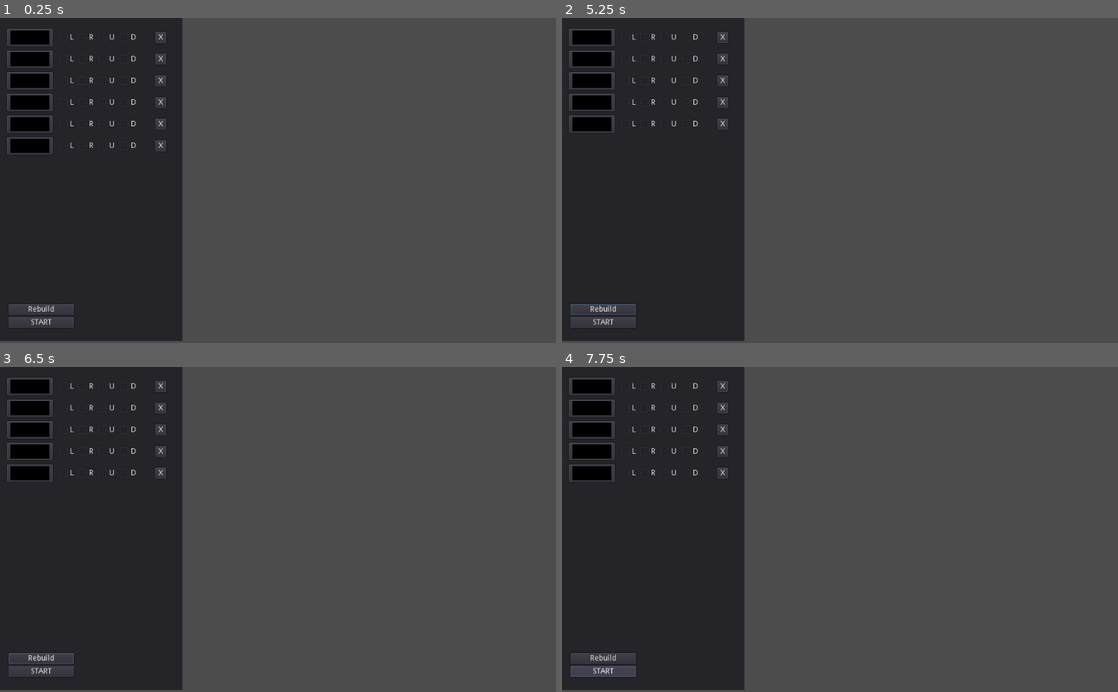
Above: before the commit, frames 1-4 (two rows, left to right).
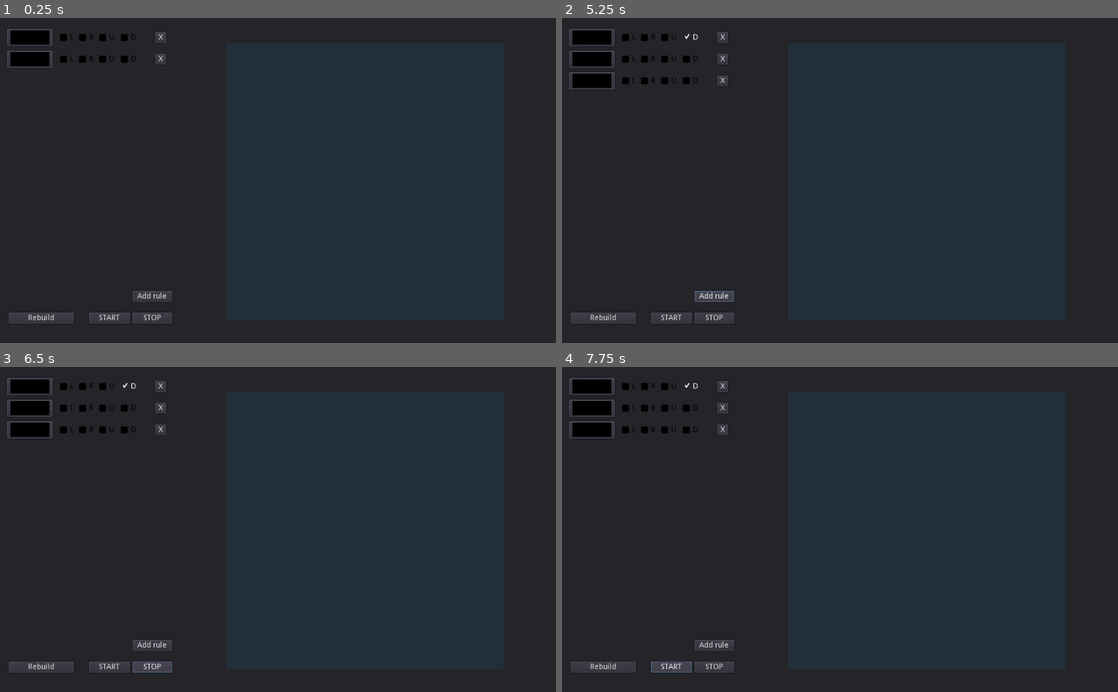
Above: after the commit, the same moments.

Repository: AndyGFX/AGFX_GD3_AntMovement_SIM
Game: Godot game, scene res://MAIN.tscn
Two runs of this game, one before a commit and one after it. Both use one fixed random seed, a clock stepped at 60 frames per second and the inputs below.
Inputs (mouse positions are in pixels of both pictures, inside the frame that each line leads up to):
- Up to frame 1 (0.25 s): no input
- Up to frame 2 (5.25 s): click "L" at 0.5 s; click "R" at 1.25 s; click "U" at 2 s; click "D" at 2.75 s; click "X" at 3.5 s; click "Rebuild" at 4.25 s; click (712, 297) at 5 s, where only the run after the commit has a clickable "Add rule"
- Up to frame 3 (6.5 s): click (150, 666) at 5.75 s, where only the run after the commit has a clickable "STOP"
- Up to frame 4 (7.75 s): click "START" at 6.5 s; click "START" at 7.25 s

The runs differ from the first frame. In frame 1, 70% of the frame differs, in the area x 0-100%, y 0-100%; in frame 2, 70%; in frame 3, 70%; in frame 4, 70%.

Commit message:
Updated rule control

Diff:
--- a/MAIN.gd
+++ b/MAIN.gd
@@ -1,7 +1,30 @@
 extends Node2D
 
+var itemList;
+var item_tmp = preload("res://Prefabs/ItemTemplate/RuleItem.tscn")
 func _ready():
+
+	self.itemList = $Panel/ScrollContainer/ItemList
+
 	pass
 
 func _process(delta):
 	pass
+
+
+func _on_ButtonBUILD_pressed():
+	pass # Replace with function body.
+
+
+func _on_ButtonSTART_pressed():
+	pass # Replace with function body.
+
+
+func _on_ButtonADD_pressed():
+	var new_rule = item_tmp.instance()
+	get_node("Panel-control/ScrollContainer/ItemList").add_child(new_rule)
+	pass # Replace with function body.
+
+
+func _on_ButtonSTOP_pressed():
+	pass # Replace with function body.
--- a/MAIN.tscn
+++ b/MAIN.tscn
@@ -1,63 +1,75 @@
-[gd_scene load_steps=3 format=2]
+[gd_scene load_steps=4 format=2]
 
 [ext_resource path="res://MAIN.gd" type="Script" id=1]
 [ext_resource path="res://Prefabs/ItemTemplate/RuleItem.tscn" type="PackedScene" id=2]
+[ext_resource path="res://Sprites/AntArena.png" type="Texture" id=3]
 
 [node name="MAIN" type="Node2D"]
 script = ExtResource( 1 )
 
-[node name="Panel" type="Panel" parent="."]
+[node name="Panel-control" type="Panel" parent="."]
 margin_right = 336.0
-margin_bottom = 596.0
+margin_bottom = 600.0
 
-[node name="ScrollContainer" type="ScrollContainer" parent="Panel"]
+[node name="ScrollContainer" type="ScrollContainer" parent="Panel-control"]
 margin_left = 9.0
 margin_top = 16.0
 margin_right = 329.0
 margin_bottom = 496.0
+scroll_horizontal_enabled = false
 
-[node name="VBoxContainer" type="VBoxContainer" parent="Panel/ScrollContainer"]
-margin_bottom = 200.0
+[node name="ItemList" type="VBoxContainer" parent="Panel-control/ScrollContainer"]
+margin_bottom = 40.0
 custom_constants/separation = 40
 
-[node name="RuleItem" parent="Panel/ScrollContainer/VBoxContainer" instance=ExtResource( 2 )]
+[node name="RuleItem 0" parent="Panel-control/ScrollContainer/ItemList" instance=ExtResource( 2 )]
 margin_right = 0.0
 margin_bottom = 0.0
 
-[node name="RuleItem2" parent="Panel/ScrollContainer/VBoxContainer" instance=ExtResource( 2 )]
+[node name="RuleItem 1" parent="Panel-control/ScrollContainer/ItemList" instance=ExtResource( 2 )]
 margin_top = 40.0
 margin_right = 0.0
 
-[node name="RuleItem3" parent="Panel/ScrollContainer/VBoxContainer" instance=ExtResource( 2 )]
-margin_top = 80.0
-margin_right = 0.0
-margin_bottom = 80.0
-
-[node name="RuleItem4" parent="Panel/ScrollContainer/VBoxContainer" instance=ExtResource( 2 )]
-margin_top = 120.0
-margin_right = 0.0
-margin_bottom = 120.0
-
-[node name="RuleItem5" parent="Panel/ScrollContainer/VBoxContainer" instance=ExtResource( 2 )]
-margin_top = 160.0
-margin_right = 0.0
-margin_bottom = 160.0
-
-[node name="RuleItem6" parent="Panel/ScrollContainer/VBoxContainer" instance=ExtResource( 2 )]
-margin_top = 200.0
-margin_right = 0.0
-margin_bottom = 200.0
-
-[node name="Button-BUILD" type="Button" parent="Panel"]
+[node name="Button-BUILD" type="Button" parent="Panel-control"]
 margin_left = 16.0
-margin_top = 528.0
+margin_top = 544.0
 margin_right = 136.0
-margin_bottom = 548.0
+margin_bottom = 564.0
 text = "Rebuild"
 
-[node name="Button-START" type="Button" parent="Panel"]
-margin_left = 16.0
-margin_top = 552.0
-margin_right = 136.0
-margin_bottom = 572.0
+[node name="Button-START" type="Button" parent="Panel-control"]
+margin_left = 164.0
+margin_top = 544.0
+margin_right = 239.0
+margin_bottom = 564.0
 text = "START"
+
+[node name="Button-ADD" type="Button" parent="Panel-control"]
+margin_left = 244.0
+margin_top = 504.0
+margin_right = 317.0
+margin_bottom = 524.0
+text = "Add rule"
+
+[node name="Button-STOP" type="Button" parent="Panel-control"]
+margin_left = 244.0
+margin_top = 544.0
+margin_right = 317.0
+margin_bottom = 564.0
+text = "STOP"
+
+[node name="Panel" type="Panel" parent="."]
+margin_left = 336.0
+margin_right = 1024.0
+margin_bottom = 600.0
+
+[node name="AntArena" type="Sprite" parent="Panel"]
+position = Vector2( 80, 46 )
+scale = Vector2( 2, 2 )
+texture = ExtResource( 3 )
+centered = false
+
+[connection signal="pressed" from="Panel-control/Button-BUILD" to="." method="_on_ButtonBUILD_pressed"]
+[connection signal="pressed" from="Panel-control/Button-START" to="." method="_on_ButtonSTART_pressed"]
+[connection signal="pressed" from="Panel-control/Button-ADD" to="." method="_on_ButtonADD_pressed"]
+[connection signal="pressed" from="Panel-control/Button-STOP" to="." method="_on_ButtonSTOP_pressed"]
--- a/Prefabs/ItemTemplate/RuleItem.gd
+++ b/Prefabs/ItemTemplate/RuleItem.gd
@@ -1,18 +1,56 @@
 extends Panel
 
-# Declare member variables here. Examples:
-# var a = 2
-# var b = "text"
+var chk_L;
+var chk_R;
+var chk_U;
+var chk_D;
 
-# Called when the node enters the scene tree for the first time.
 func _ready():
-	pass # Replace with function body.
+	self.chk_L = get_node("CheckBox-L")
+	self.chk_R = get_node("CheckBox-R")
+	self.chk_U = get_node("CheckBox-U")
+	self.chk_D = get_node("CheckBox-D")
+	self.UncheckCheckbox()
 
-# Called every frame. 'delta' is the elapsed time since the previous frame.
-#func _process(delta):
-#	pass
+
+func UncheckCheckbox():
+	self.chk_D.pressed = false
+	self.chk_U.pressed = false
+	self.chk_L.pressed = false
+	self.chk_R.pressed = false
+
+	self.chk_D.modulate = Color.black
+	self.chk_U.modulate = Color.black
+	self.chk_L.modulate = Color.black
+	self.chk_R.modulate = Color.black
 
 
 func _on_Button_pressed():
-	queue_free()
-	pass # Replace with function body.
+	var items_count = get_parent().get_child_count()
+	if items_count>2:
+		queue_free()
+	pass
+
+
+func _on_CheckBoxL_pressed():
+	self.UncheckCheckbox()
+	self.chk_L.pressed = true
+	self.chk_L.modulate = Color.white
+
+
+func _on_CheckBoxR_pressed():
+	self.UncheckCheckbox()
+	self.chk_R.pressed = true
+	self.chk_R.modulate = Color.white
+
+
+func _on_CheckBoxU_pressed():
+	self.UncheckCheckbox()
+	self.chk_U.pressed = true
+	self.chk_U.modulate = Color.white
+
+
+func _on_CheckBoxD_pressed():
+	self.UncheckCheckbox()
+	self.chk_D.pressed = true
+	self.chk_D.modulate = Color.white
--- a/Prefabs/ItemTemplate/RuleItem.tscn
+++ b/Prefabs/ItemTemplate/RuleItem.tscn
@@ -16,14 +16,14 @@
 [node name="CheckBox-L" type="CheckBox" parent="."]
 margin_left = 96.0
 margin_top = 8.0
-margin_right = 120.0
+margin_right = 131.0
 margin_bottom = 32.0
 text = "L"
 
-[node name="CheckBox_R" type="CheckBox" parent="."]
+[node name="CheckBox-R" type="CheckBox" parent="."]
 margin_left = 131.0
 margin_top = 8.0
-margin_right = 155.0
+margin_right = 167.0
 margin_bottom = 32.0
 text = "R"
 
@@ -35,6 +35,7 @@
 text = "U"
 
 [node name="CheckBox-D" type="CheckBox" parent="."]
+modulate = Color( 0.231373, 0.231373, 0.231373, 1 )
 margin_left = 208.0
 margin_top = 8.0
 margin_right = 232.0
@@ -48,4 +49,8 @@
 margin_bottom = 30.0
 text = "X"
 
+[connection signal="pressed" from="CheckBox-L" to="." method="_on_CheckBoxL_pressed"]
+[connection signal="pressed" from="CheckBox-R" to="." method="_on_CheckBoxR_pressed"]
+[connection signal="pressed" from="CheckBox-U" to="." method="_on_CheckBoxU_pressed"]
+[connection signal="pressed" from="CheckBox-D" to="." method="_on_CheckBoxD_pressed"]
 [connection signal="pressed" from="Button" to="." method="_on_Button_pressed"]
Binary file added: Sprites/AntArena.png
Not shown, added: Sprites/AntArena.png.import
Binary file changed: icon.png
